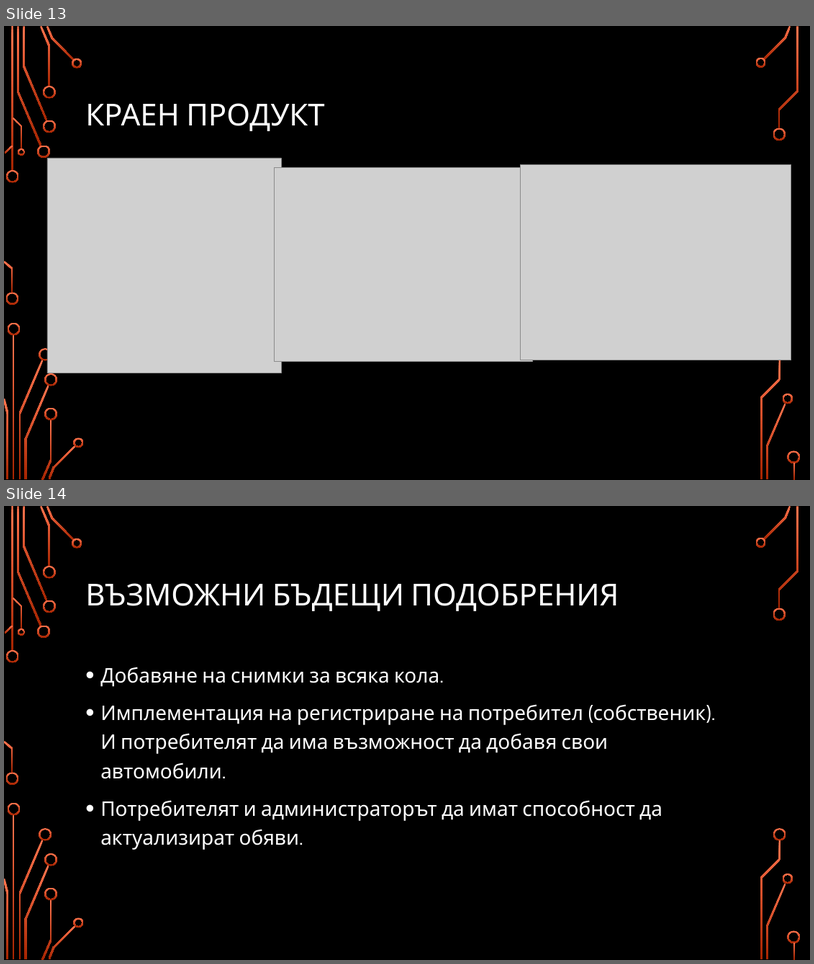
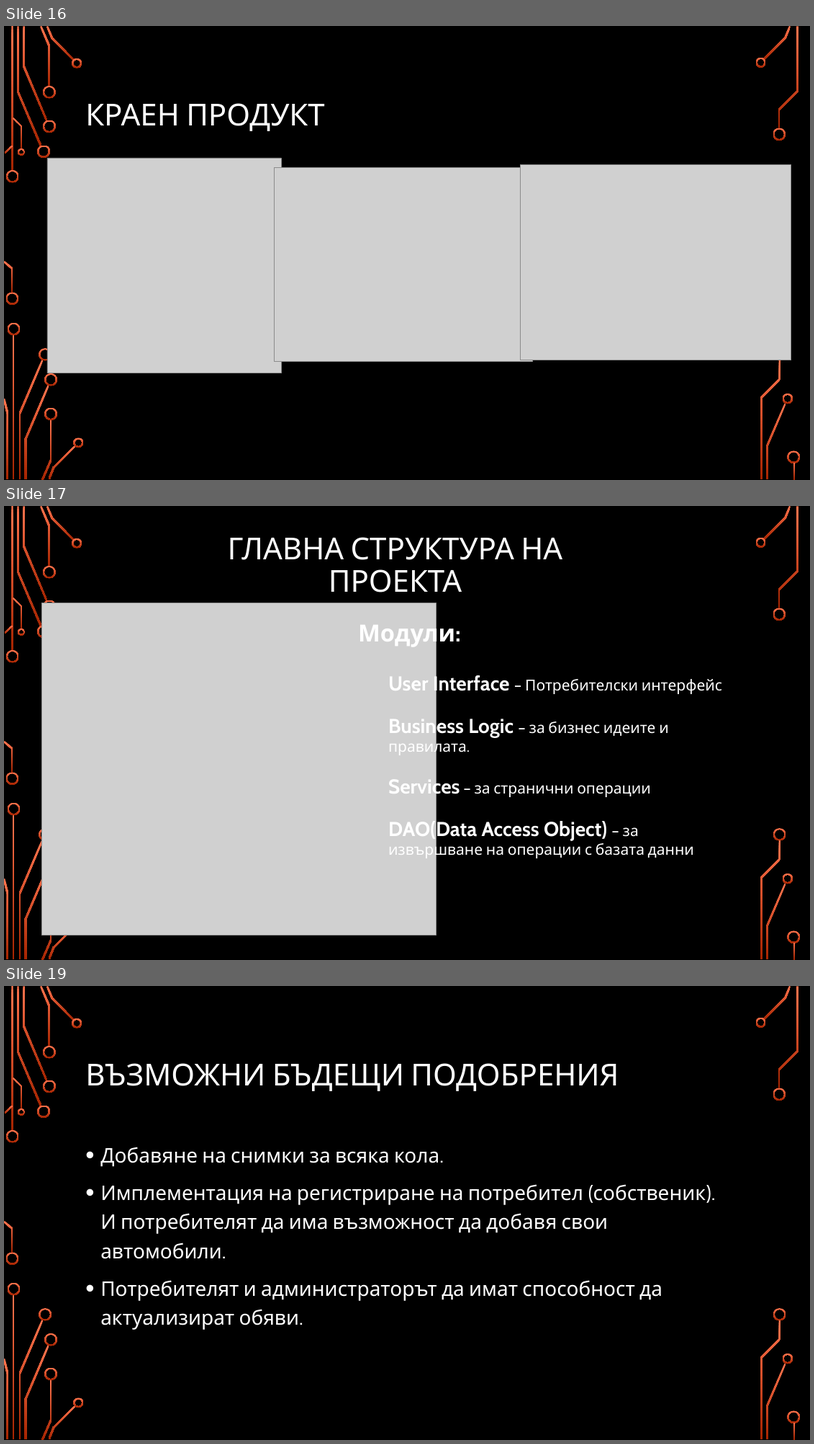
Before and after one commit to KaloyanANDSlavyan/Car-Search-System, a slide deck: Presentation.pptx. Shown one above the other, each under a label of ours: slides 13 and 14 before the commit, slides 16, 17 and 19 after it; the slides between them are not shown. The pictures are 814x964 and 814x1444 pixels, drawn with LibreOffice and Linux fonts; fonts in the diff are those of the drawing; grey boxes stand for pictures; background and template pictures are left out. Boxes give left, top, right and bottom in pixels: in the first picture for what was removed or moved away, otherwise in the second. Text is boxed around its words. In the diff, an @@ line names an element or a change of style, - is before the commit and + after.

```diff
--- a/Presentation.pptx
+++ b/Presentation.pptx
@@ slide 17 added at box(4, 506, 810, 960), background picture (left out); not listed: 33 template elements that a slide beside it also shows @@
@@ title added at box(228, 537, 563, 592), 36 pt, text #FFFFFF @@
+ГЛАВНА СТРУКТУРА НА ПРОЕКТА
@@ picture added at box(41, 602, 436, 935) @@
@@ text added at box(358, 619, 723, 860), 18 pt, text #FFFFFF @@
+Модули:
+  User Interface – Потребителски интерфейс
+  Business Logic – за бизнес идеите и правилата.
+  Services – за странични операции
+  DAO(Data Access Object) – за извършване на операции с базата данни
@@ what was slide 13 is now slide 16 @@
@@ what was slide 14 is now slide 19 @@
```
Also in this commit, not shown: 2 slides changed, 4 other slides added, 5 other files.
